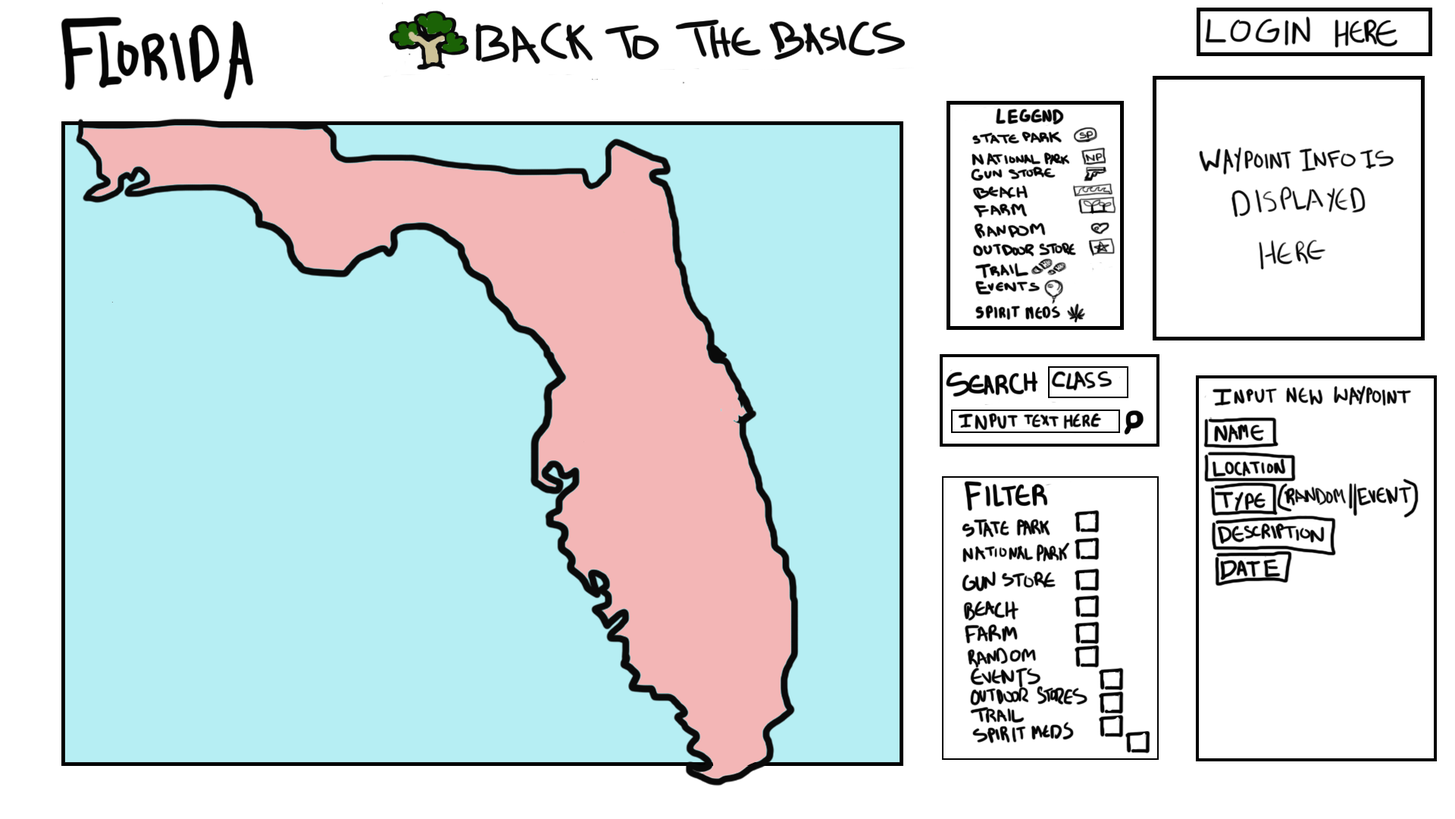
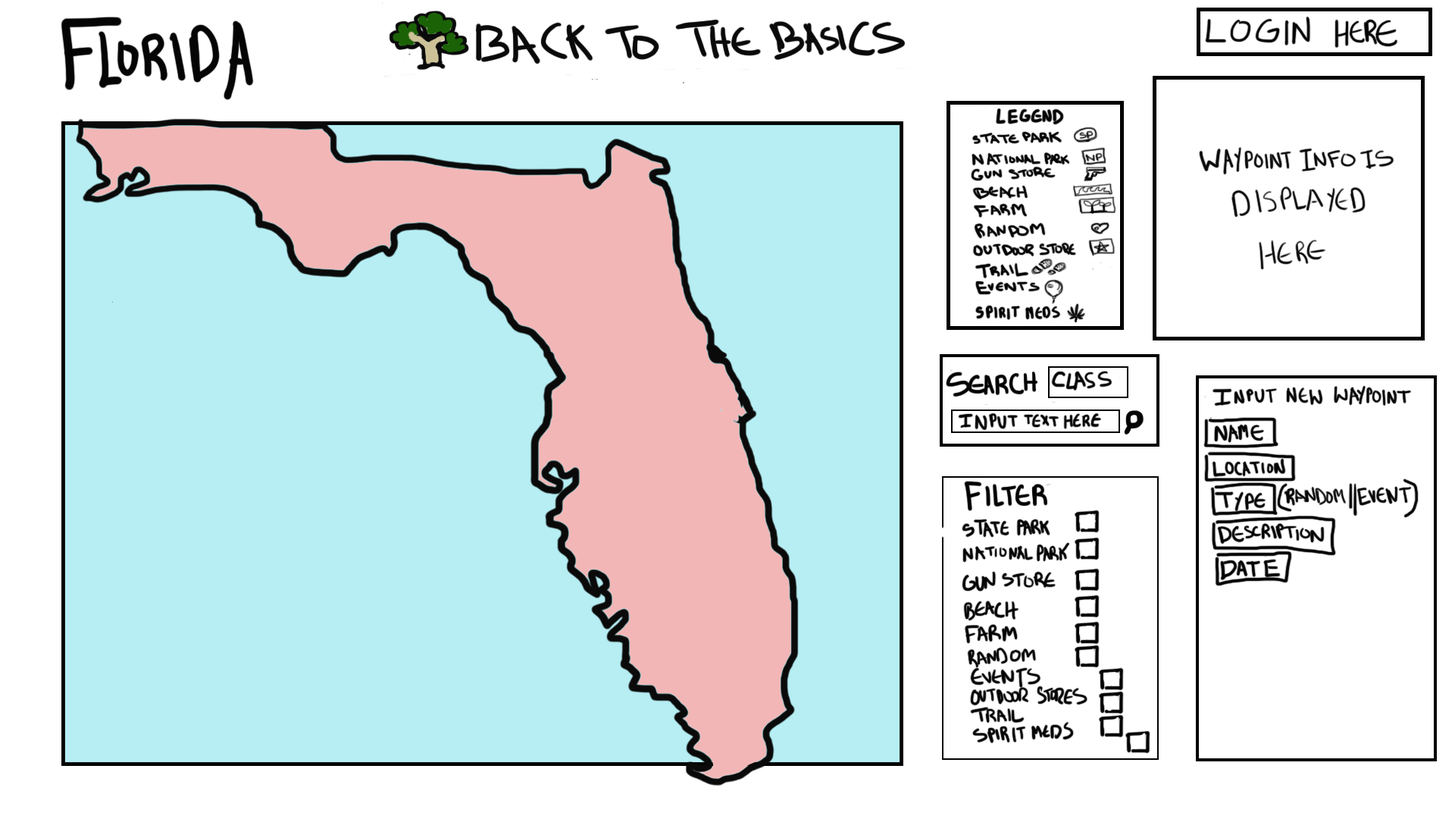
Before/after of a 1455x819 layered artwork. What changed in the layer stack:
painted on "Waypoint Queries" over [942, 526, 944, 539]
